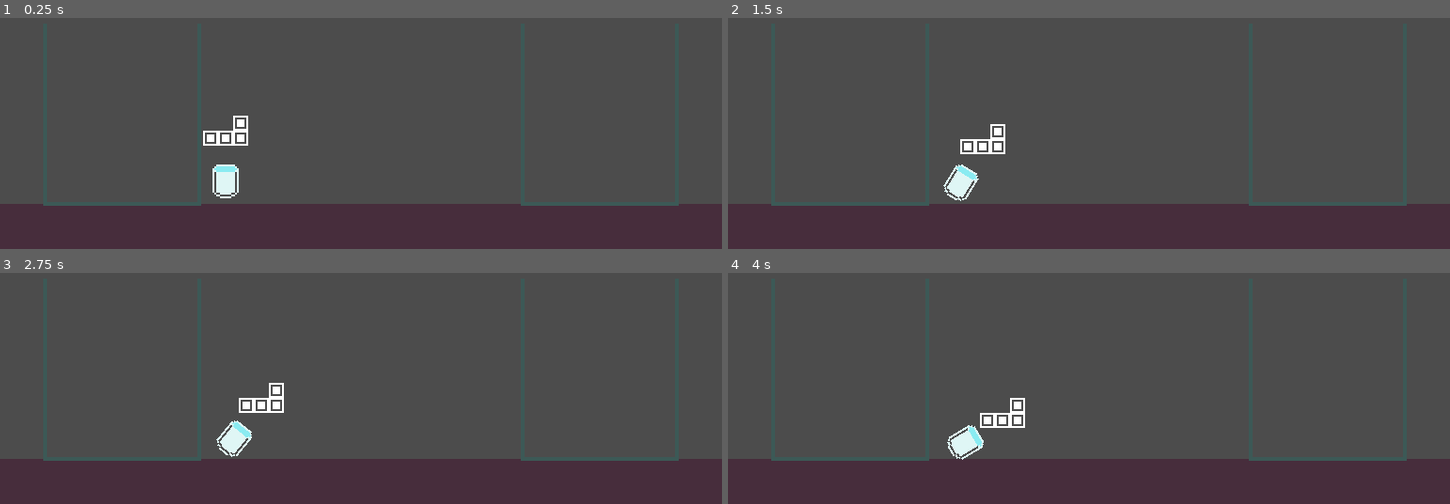
Above: before the commit, frames 1-4 (two rows, left to right).
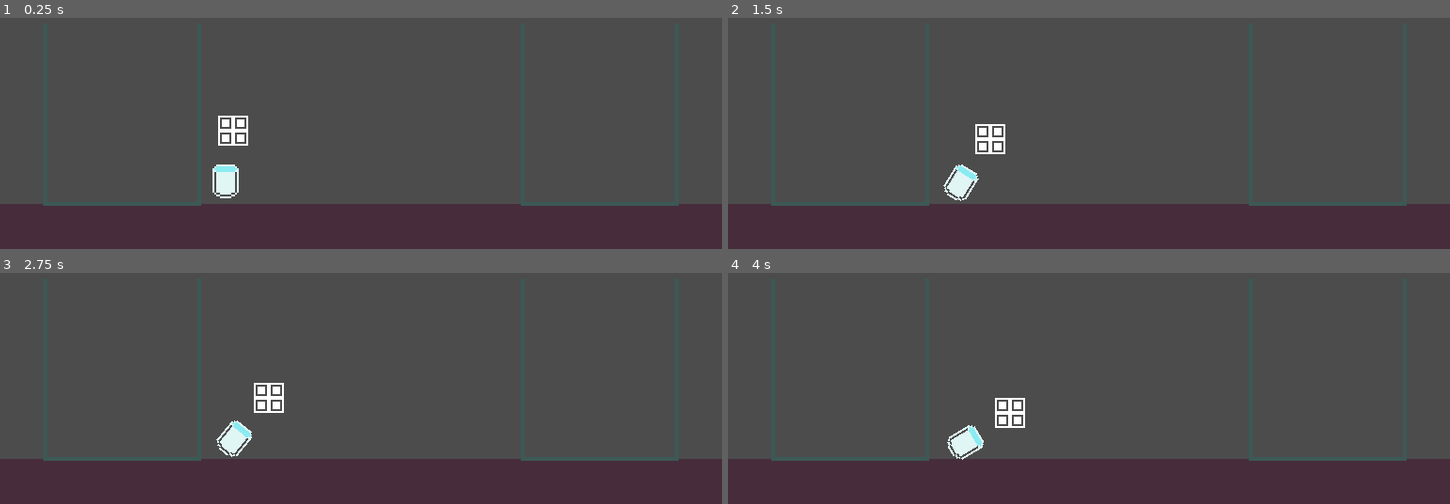
Above: after the commit, the same moments.

Repository: ThiagoDeJesus/Godotris-duel
Game: Godot game, scene res://Levels/TestMap.tscn
Same seed, same stepped clock (60 frames per second), same inputs: the game is played once before the commit and once after it. The project has no main scene, so this scene is started directly.
Inputs:
- Up to frame 1 (0.25 s): no input
- Up to frame 2 (1.5 s): tap Enter at 0.5 s; hold D (right1) 0.53-1.28 s; hold A (left1) from 1.28 s (still down)
- Up to frame 3 (2.75 s): release A (left1) at 2.03 s; hold D (right1) from 2.03 s (still down)
- Up to frame 4 (4 s): release D (right1) at 3.53 s; hold A (left1) from 3.53 s (still down)

The runs differ from the first frame. In frame 1, 0.2% of the frame differs, in the area x 28-33%, y 42-56%; in frame 2, 0.2%; in frame 3, 0.2%; in frame 4, 0.2%.

Commit message:
Added randomize to construction instance

Diff:
--- a/Objects/Cannon.gd
+++ b/Objects/Cannon.gd
@@ -11,6 +11,9 @@
 var construction
 var construction_pos: Vector2
 var nodename: String
+
+func _ready() -> void:
+	randomize()
 
 func _physics_process(delta: float) -> void:
 	cannon_rotation()
@@ -33,7 +36,7 @@
 
 func object_instance() -> void:
 	object_on = true
-	construction = construction_preloads[1].instance()
+	construction = construction_preloads[randi()%5].instance()
 	construction_pos = $SpriteCannon/MuzzleCannon.position
 	construction.position = construction_pos
 	construction.mode = 3
